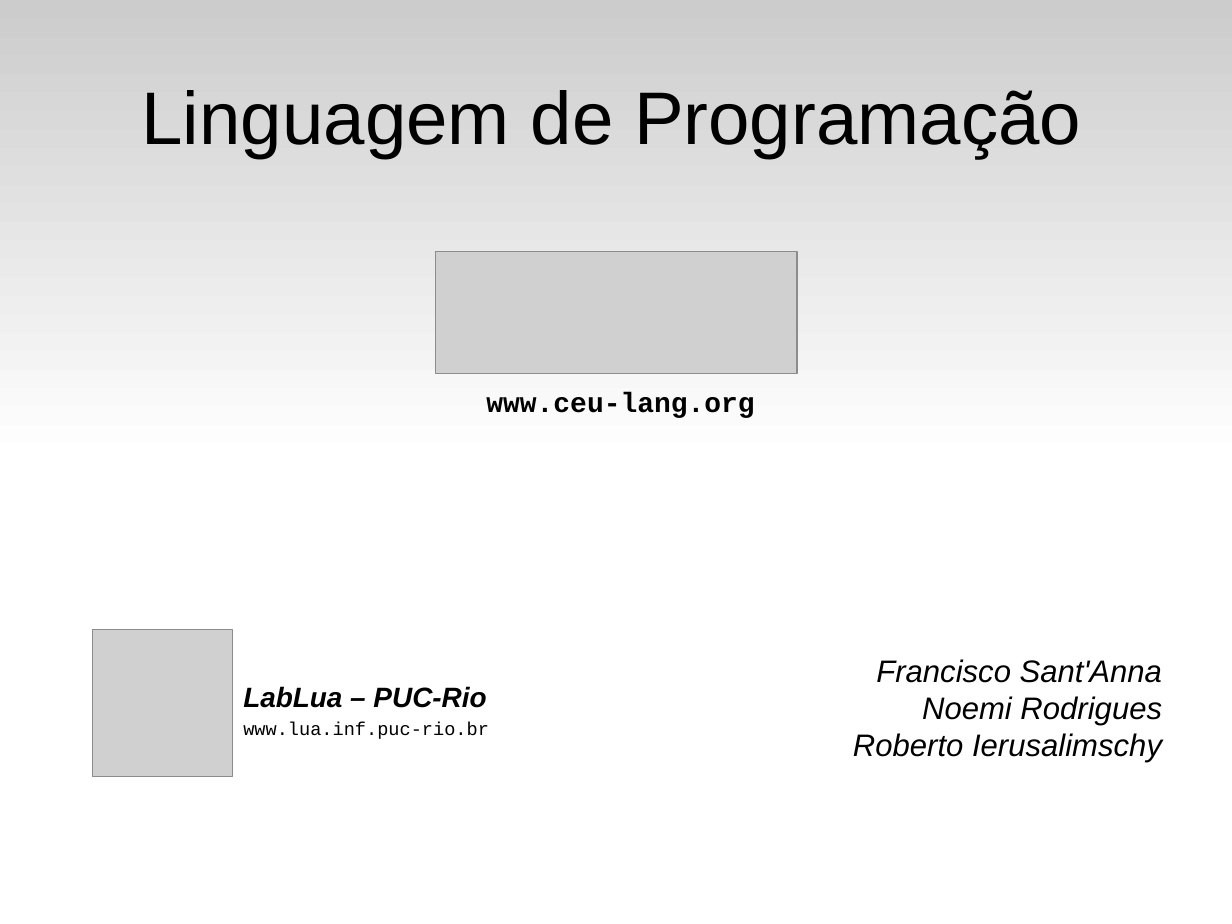
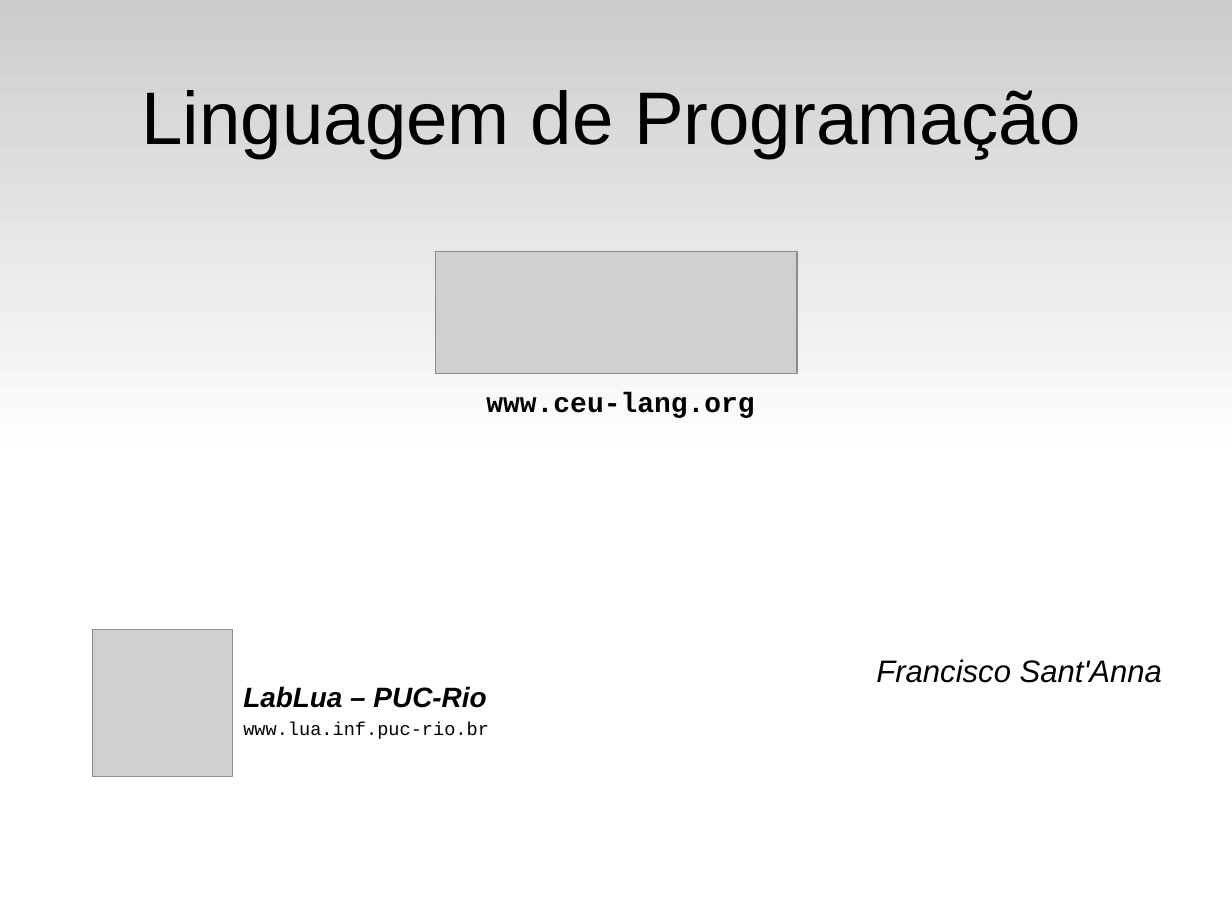
Before and after one commit to fsantanna-uerj/reativos, a slide deck: slide 1 of slides/06_ceu.odp. Drawn at 1232x924 pixels with LibreOffice and Linux fonts; fonts in the diff are those of the drawing; grey boxes stand for pictures. Boxes give left, top, right and bottom in pixels: in the first picture for what was removed or moved away, otherwise in the second. Text is boxed around its words. In the diff, an @@ line names an element or a change of style, - is before the commit and + after.

```diff
--- a/slides/06_ceu.odp
+++ b/slides/06_ceu.odp
@@ text at [853, 696, 1162, 763]: paragraphs removed @@
-Noemi Rodrigues
-Roberto Ierusalimschy
```
Also in this commit, not shown: 4 other files.
